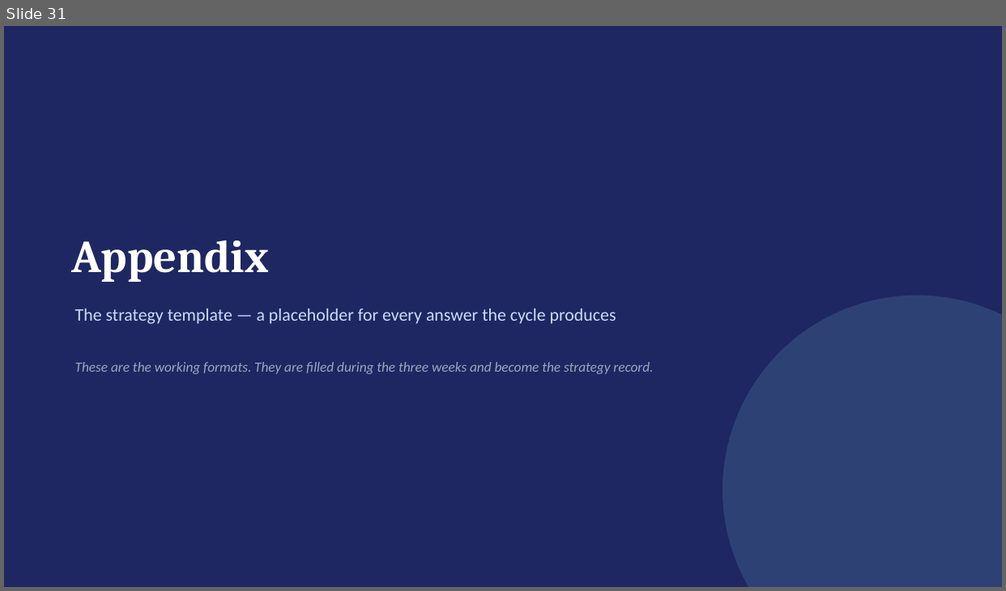
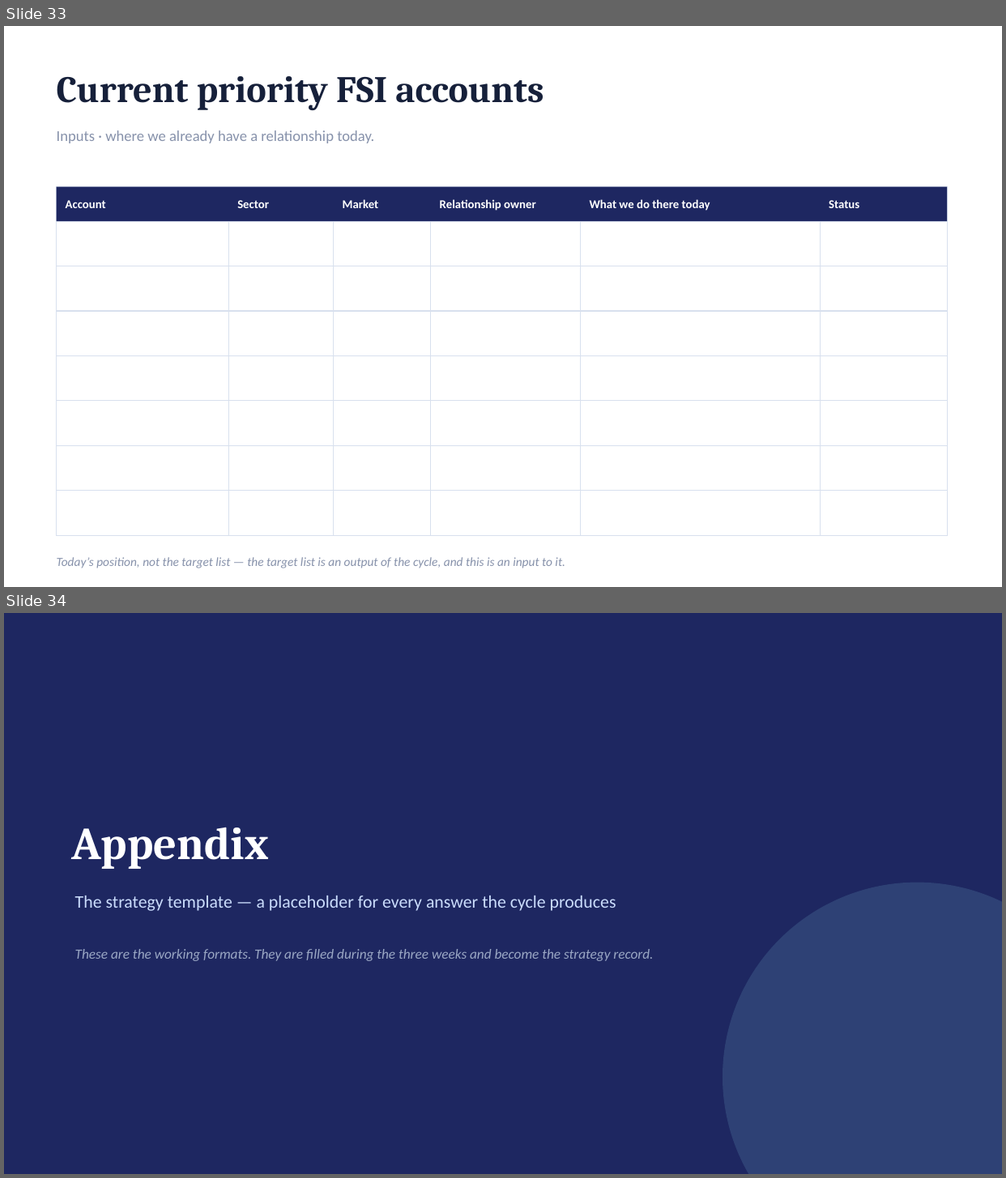
Before and after one commit to dhajjar-cyber/bae, a slide deck: FSI strategy/EAI&D-FSI-Strategy-Development-Plan.pptx. Shown one above the other, each under a label of ours: slide 31 before the commit, slides 33 and 34 after it. The pictures are 1006x591 and 1006x1178 pixels, drawn with LibreOffice and Linux fonts; fonts in the diff are those of the drawing. Boxes give left, top, right and bottom in pixels: in the first picture for what was removed or moved away, otherwise in the second. Text is boxed around its words. In the diff, an @@ line names an element or a change of style, - is before the commit and + after.

```diff
--- a/FSI strategy/EAI&D-FSI-Strategy-Development-Plan.pptx
+++ b/FSI strategy/EAI&D-FSI-Strategy-Development-Plan.pptx
@@ slide 33 added at <box>4,26,1002,587</box>, background #FFFFFF @@
@@ text added at <box>57,76,543,110</box>, 36 pt, text #16203A, bold @@
+Current priority FSI accounts
@@ text added at <box>57,130,374,143</box>, 14.5 pt, text #8792AB @@
+Inputs · where we already have a relationship today.
@@ table added at <box>57,187,948,262</box>, 8 rows, 6 columns @@
+Account | Sector | Market | Relationship owner | What we do there today | Status
+ |  |  |  |  | 
+ |  |  |  |  | 
+ |  |  |  |  | 
+ |  |  |  |  | 
+ |  |  |  |  | 
+ |  |  |  |  | 
+ |  |  |  |  | 
@@ rectangle added at <box>57,187,948,221</box>, fill #1E2761 @@
@@ text added at <box>64,200,106,208</box>, 11.5 pt, text #FFFFFF, bold @@
+Account
@@ text added at <box>236,200,268,208</box>, 11.5 pt, text #FFFFFF, bold @@
+Sector
@@ text added at <box>341,199,378,208</box>, 11.5 pt, text #FFFFFF, bold @@
+Market
@@ text added at <box>438,199,538,211</box>, 11.5 pt, text #FFFFFF, bold @@
+Relationship owner
@@ text added at <box>590,199,679,208</box>, 11.5 pt, text #FFFFFF, bold @@
+What we do there today
@@ text added at <box>827,200,859,208</box>, 11.5 pt, text #FFFFFF, bold @@
+Status
@@ text added at <box>57,557,565,569</box>, 12 pt, text #8792AB, italic @@
+Today’s position, not the target list — the target list is an output of the cycle, and this is an input to it.
@@ what was slide 31 is now slide 34 @@
```
Also in this commit, not shown: 1 slide changed, 2 other slides added, 2 other files.
